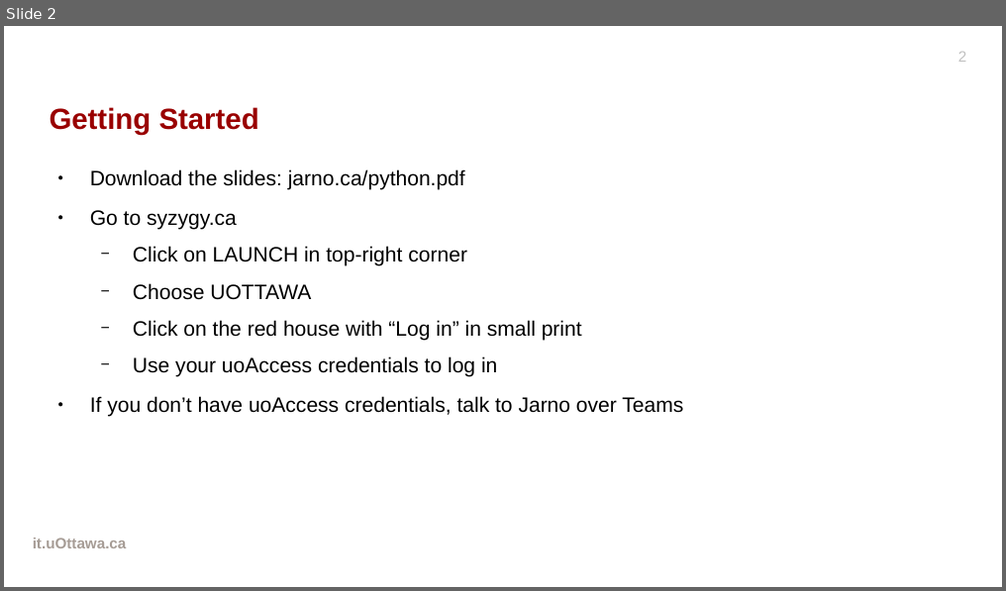
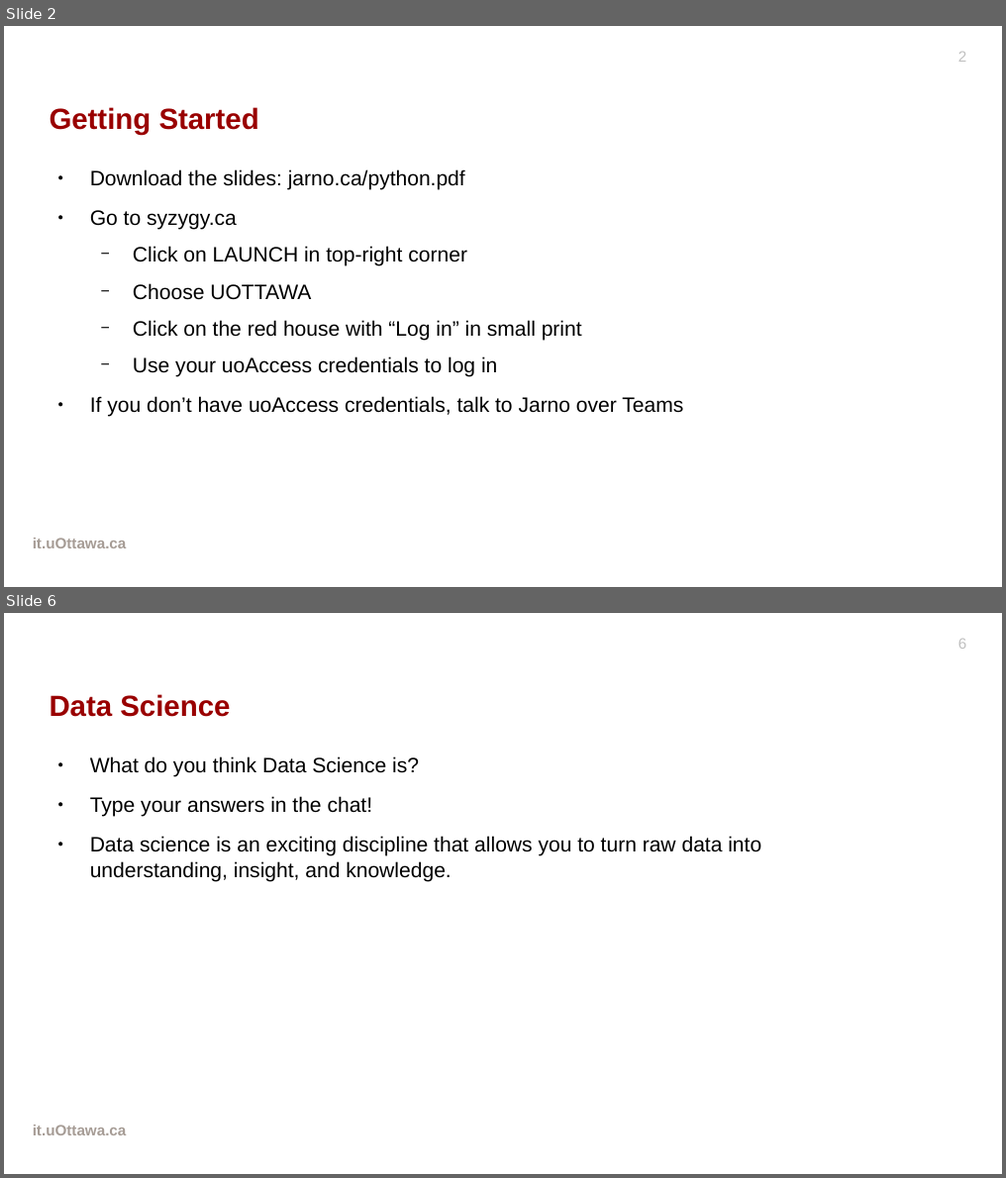
Before and after one commit to drjarno/python-workshop-2020-may, a slide deck: Slides.odp. Shown one above the other, each under a label of ours: slide 2 before the commit, slides 2 and 6 after it; the slides between them are not shown. The pictures are 1006x591 and 1006x1178 pixels, drawn with LibreOffice and Linux fonts; fonts in the diff are those of the drawing; background and template pictures are left out. Boxes give left, top, right and bottom in pixels: in the first picture for what was removed or moved away, otherwise in the second. Text is boxed around its words. In the diff, an @@ line names an element or a change of style, - is before the commit and + after.

```diff
--- a/Slides.odp
+++ b/Slides.odp
@@ slide 6 added at (4,613,1002,1174), background picture (left out); not listed: 2 template elements that a slide beside it also shows @@
@@ title added at (50,694,230,717), 23.2 pt, text #990000, bold @@
+Data Science
@@ text added at (90,757,761,882), 16.6 pt, text #000000 @@
+● What do you think Data Science is?
+● Type your answers in the chat!
+● Data science is an exciting discipline that allows you to turn raw data into understanding, insight, and knowledge.
```
Also in this commit, not shown: 2 slides changed, 15 other slides added.
